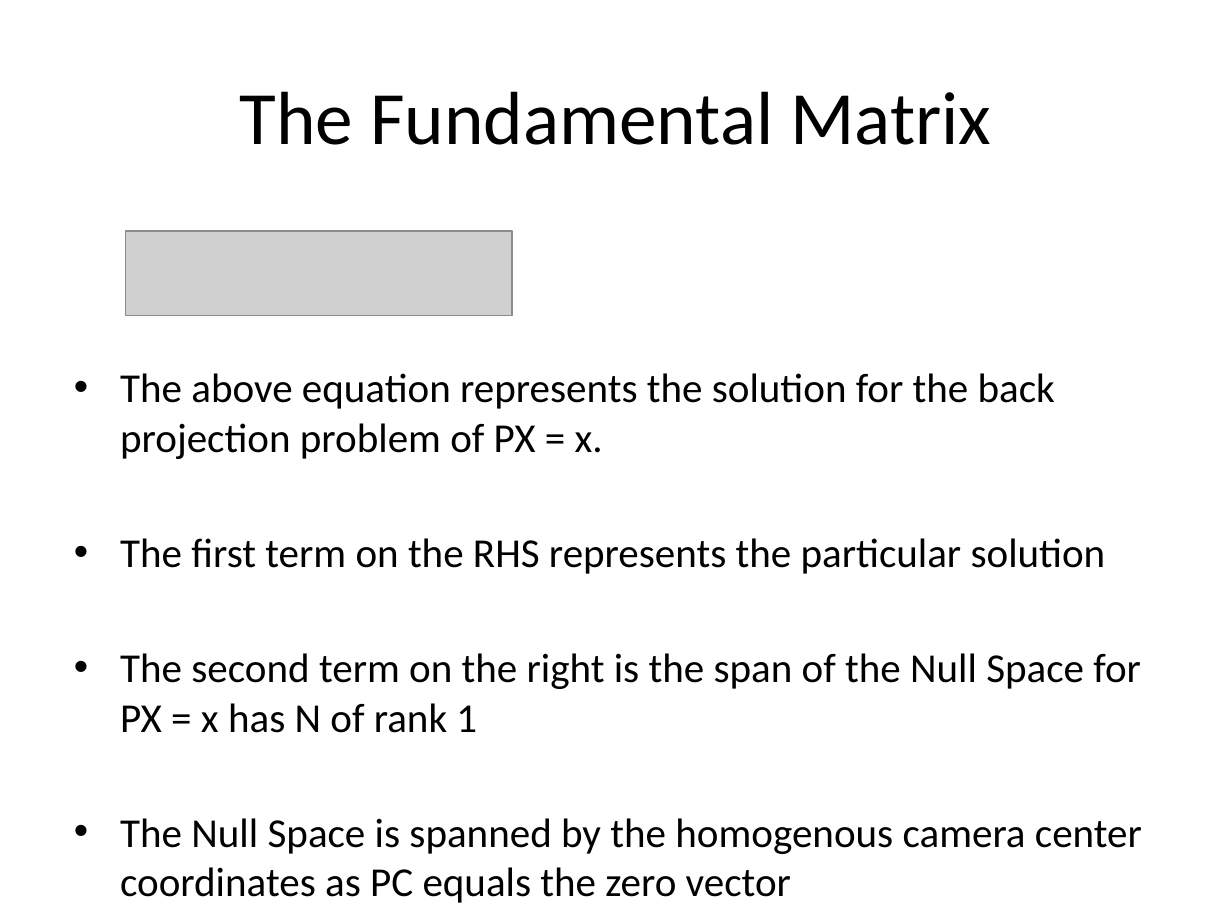
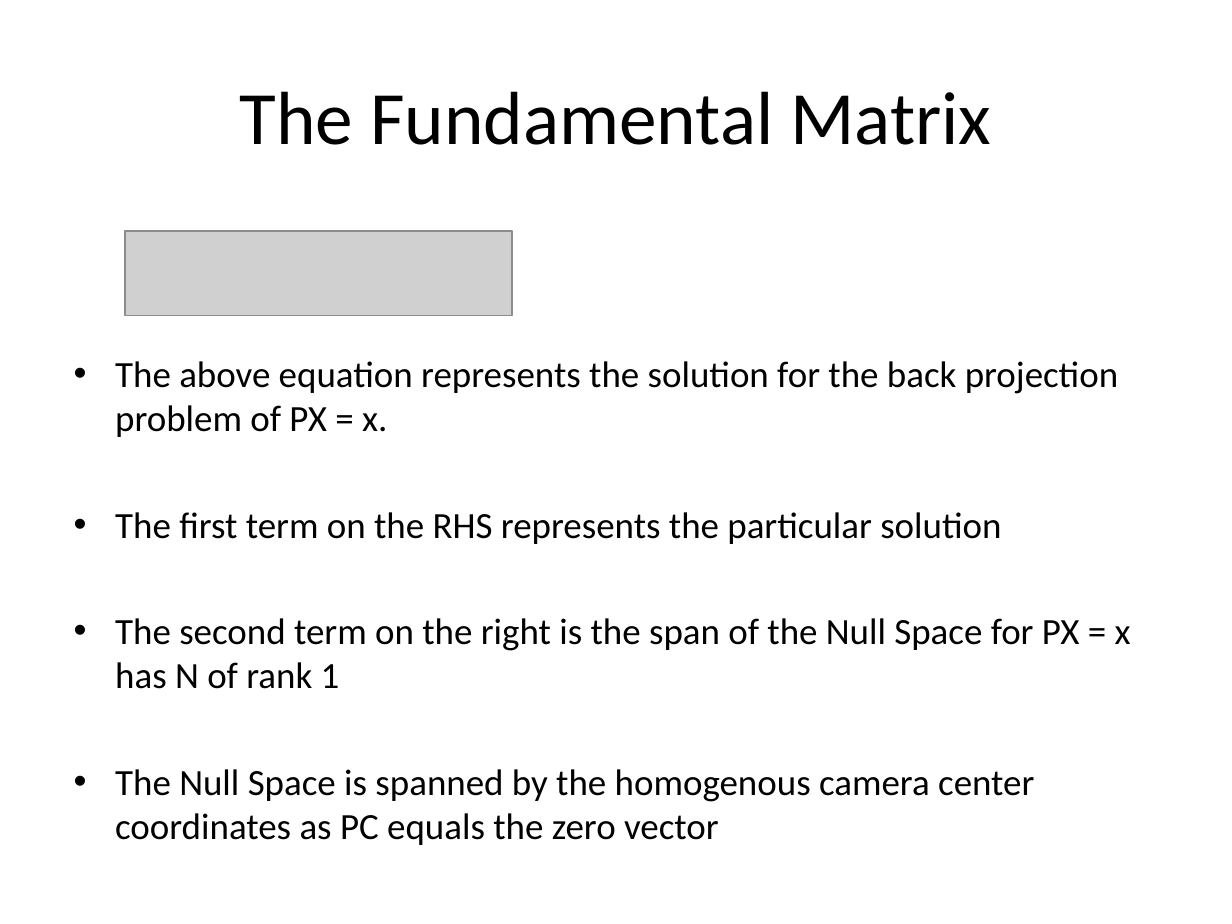
Before and after one commit to Mitanshk01/MR_Endsem, a slide deck: slide 20 of 02_mvg/01_8PointAlgo.pptx. Drawn at 1232x924 pixels with LibreOffice and Linux fonts; fonts in the diff are those of the drawing; grey boxes stand for pictures. Boxes give left, top, right and bottom in pixels: in the first picture for what was removed or moved away, otherwise in the second. Text is boxed around its words. In the diff, an @@ line names an element or a change of style, - is before the commit and + after.

```diff
--- a/02_mvg/01_8PointAlgo.pptx
+++ b/02_mvg/01_8PointAlgo.pptx
@@ text "The above equation represents the ..." at (115, 361, 1131, 845): size 24.1 to 21.6 pt; indent changed @@
```
Also in this commit, not shown: 13 other slides changed, 3 other files.
